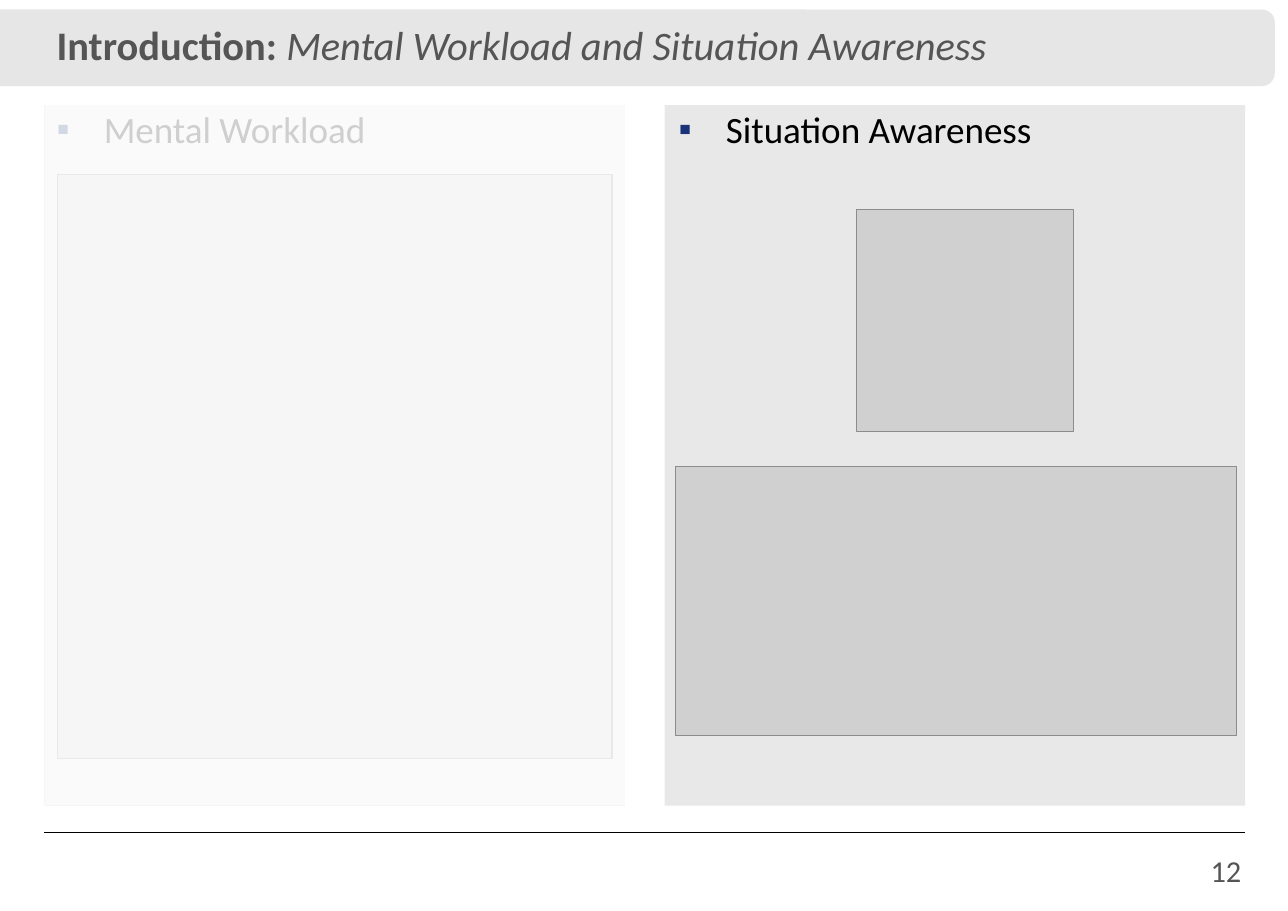
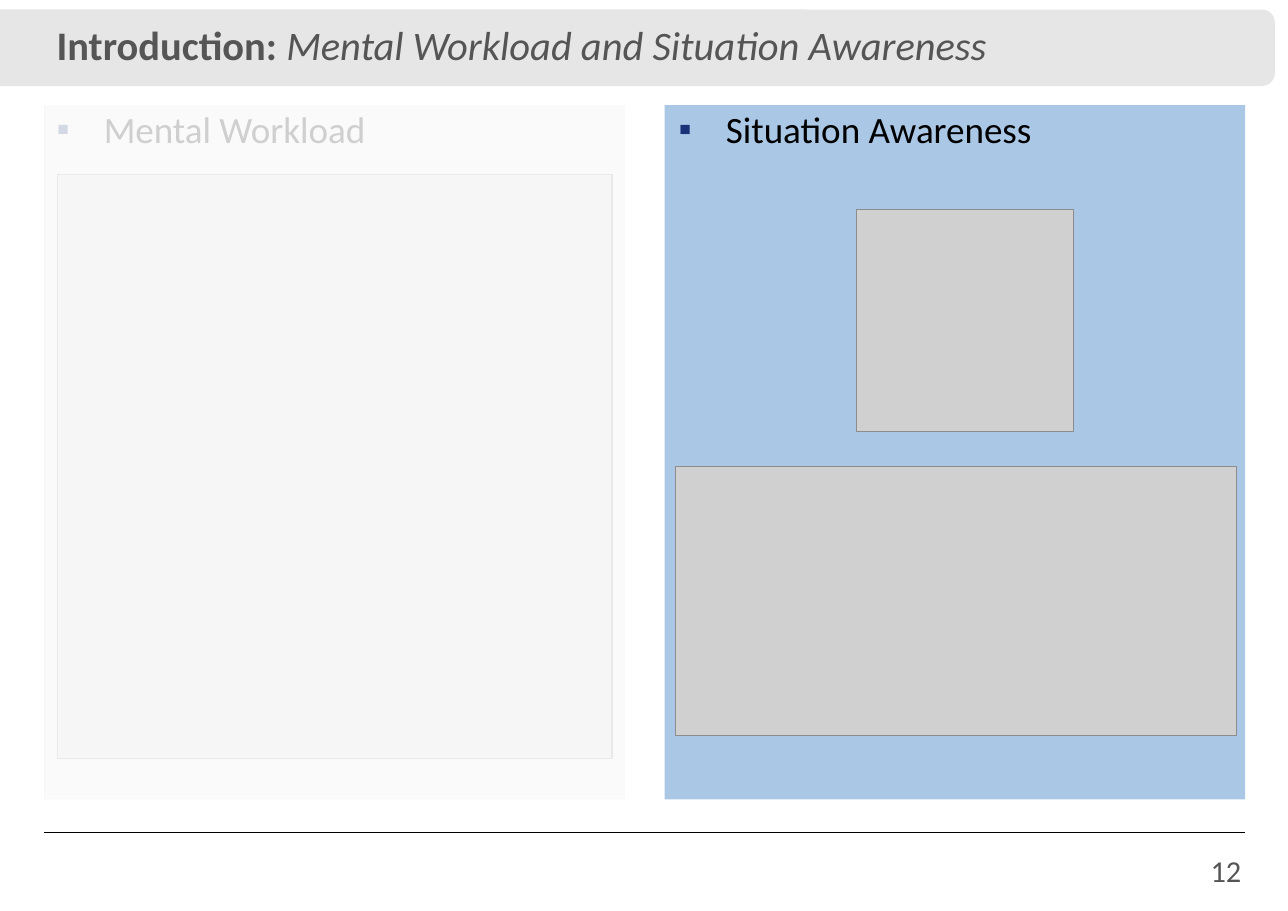
Before and after one commit to IvanRehder/Dissertacao, a slide deck: slide 12 of Apresentação/Apresentação.pptx. Drawn at 1288x911 pixels with LibreOffice and Linux fonts; fonts in the diff are those of the drawing; grey boxes stand for pictures; background and template pictures are left out. Boxes give left, top, right and bottom in pixels: in the first picture for what was removed or moved away, otherwise in the second. Text is boxed around its words. In the diff, an @@ line names an element or a change of style, - is before the commit and + after.

```diff
--- a/Apresentação/Apresentação.pptx
+++ b/Apresentação/Apresentação.pptx
@@ rectangle: place and size @@
-rectangle at (664,106,1244,806)
+rectangle at (664,106,1244,800)
@@ rectangle at (664,106,1244,800): fill #D2D2D2 at 50% opacity to #AAC8E6 @@
```
Also in this commit, not shown: 18 other slides changed, 6 slides added, 6 slides removed, 3 other files.
